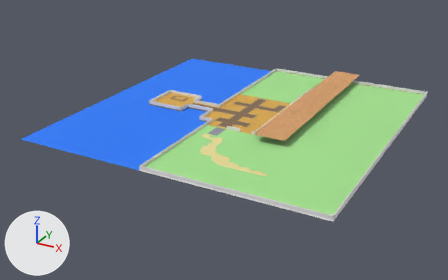
Before and after pictures for a commit that changed the glTF model public/assets/models/terrain/terrain.gltf.
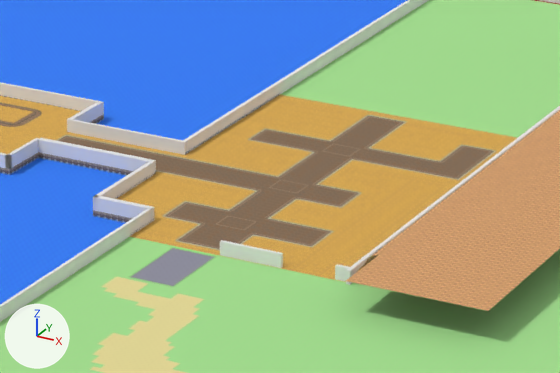
Each version appears first whole from a 50 mm lens placed at (176.0, -345.0, 151.0), pointed at (-8.0, -10.0, -17.0), and next in a close-up on the part from 40% to 67% of the width and 26% to 55% of the height. The axes (+X, +Y, +Z) are drawn at lower left. The lights are the same throughout. The first two pictures are the older version. Where no turn or scale is listed for an object, it has been applied to the vertices.

The first close-up shows 'cube', 'cube.001', 'cube.002', 'cube.003', 'plane', 'wall_bridge_1', 'wall_bridge_2', 'wall_isle_2', 'wall_west_1', 'wall_west_2.001', 'wall_west_4', 'water-1' and 10 more.
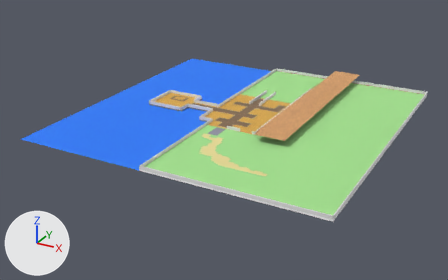
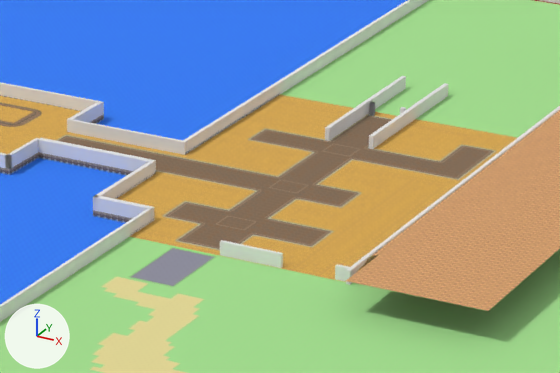
Location of each change, [x1, y1, x2, y2] in pixels of the close-ups (560 x 373 px):
'wall_isle_2.001', added
    after: [369, 83, 449, 149]
'wall_isle_3.002', added
    after: [325, 76, 406, 141]
'wall_isle_5.002', added
    after: [369, 102, 375, 116]

The change, as a diff of the scene's bpy script:
```diff
--- a/public/assets/models/terrain/terrain.gltf.py
+++ b/public/assets/models/terrain/terrain.gltf.py
@@ me_mesh_29_1 @@
+me_mesh_29_1.from_pydata(...)  # a box spanning x -0.44..0.25, y -5.31..-4.69, z -0.75..1.25
+me_mesh_29_1.materials.append(mat_material_6)  # its picture is missing
@@ me_mesh_25_1 @@
+me_mesh_25_1.from_pydata([(-0.4, 8.5, 1.2), (0.2, 8.5, 1.2), (0.2, 8.5, -0.8), (-0.4, 8.5, -0.8), (0.3, -18.5, -0.8), (0.3, -18.5, 1.2), (-0.4, -18.5, 1.2), (-0.4, -18.5, -0.8)], [], [(0, 1, 2), (0, 2, 3), (4, 5, 6), (4, 6, 7), (5, 1, 0), (5, 0, 6), (3, 2, 4), (3, 4, 7), (2, 1, 5), (2, 5, 4), (6, 0, 3), (6, 3, 7)])
+me_mesh_25_1.materials.append(mat_material_6)  # its picture is missing
@@ ob_wall_isle_5_002 @@
+ob_wall_isle_5_002 = bpy.data.objects.new('wall_isle_5.002', me_mesh_29_1)
+ob_wall_isle_5_002.location = (-2.6, 38.6, 0.8)
@@ ob_wall_isle_3_002 @@
+ob_wall_isle_3_002 = bpy.data.objects.new('wall_isle_3.002', me_mesh_25_1)
+ob_wall_isle_3_002.location = (-3.6, 38.6, 0.8)
@@ ob_wall_isle_2_001 @@
+ob_wall_isle_2_001 = bpy.data.objects.new('wall_isle_2.001', me_mesh_25_1.copy())
+ob_wall_isle_2_001.location = (3.7, 38.6, 0.8)
```
